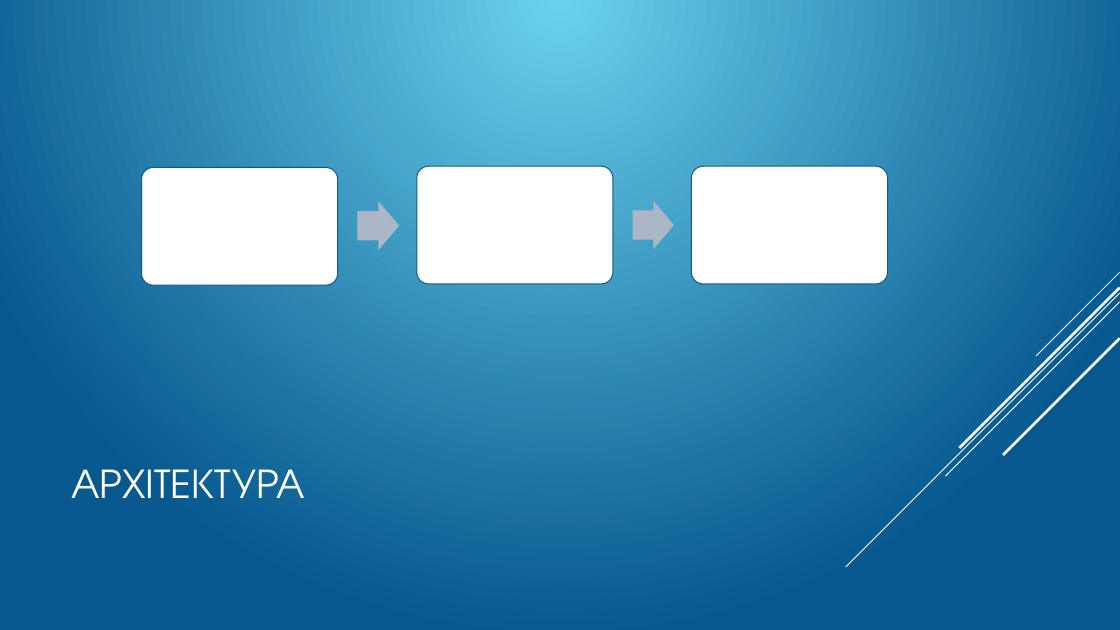
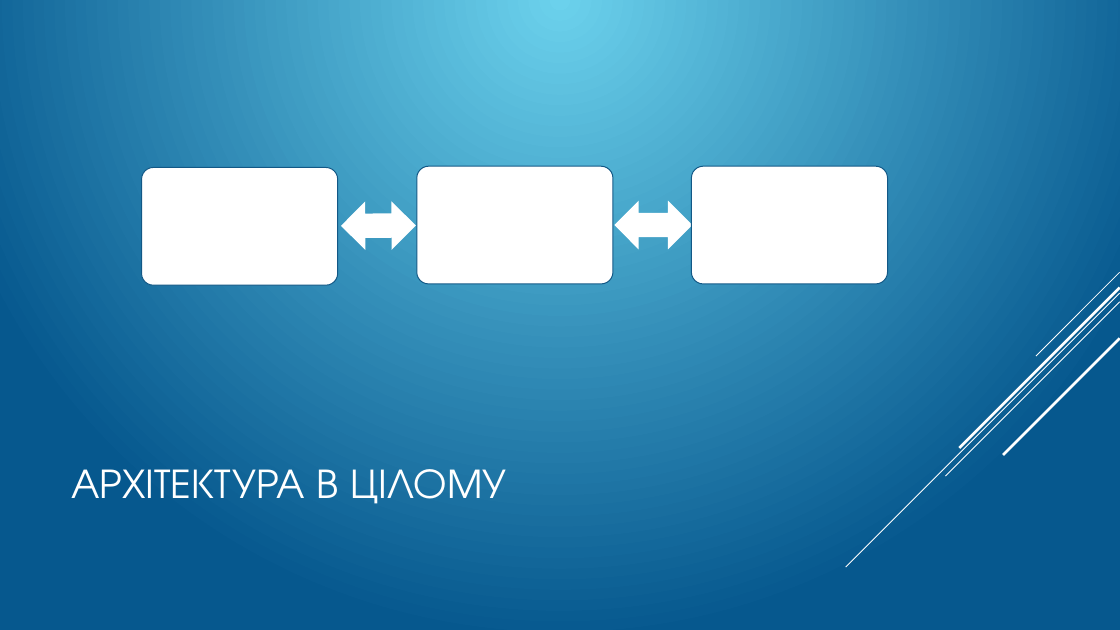
Before and after one commit to Deadid/kursach4, a slide deck: slide 6 of Presentation.pptx. Drawn at 1120x630 pixels with LibreOffice and Linux fonts; fonts in the diff are those of the drawing. Boxes give left, top, right and bottom in pixels: in the first picture for what was removed or moved away, otherwise in the second. Text is boxed around its words. In the diff, an @@ line names an element or a change of style, - is before the commit and + after.

```diff
--- a/Presentation.pptx
+++ b/Presentation.pptx
@@ left right arrow added at [341,201,416,251], fill #FFFFFF @@
@@ right arrow removed at [358,202,400,250] @@
@@ left right arrow added at [614,201,692,250], fill #FFFFFF @@
@@ right arrow removed at [633,201,675,250] @@
@@ title at [71,469,507,504]: text changed @@
-АРХІТЕКТУРА
+АРХІТЕКТУРА В ЦІЛОМУ
```
Also in this commit, not shown: 3 other slides changed, 6 slides added, 1 other file.
